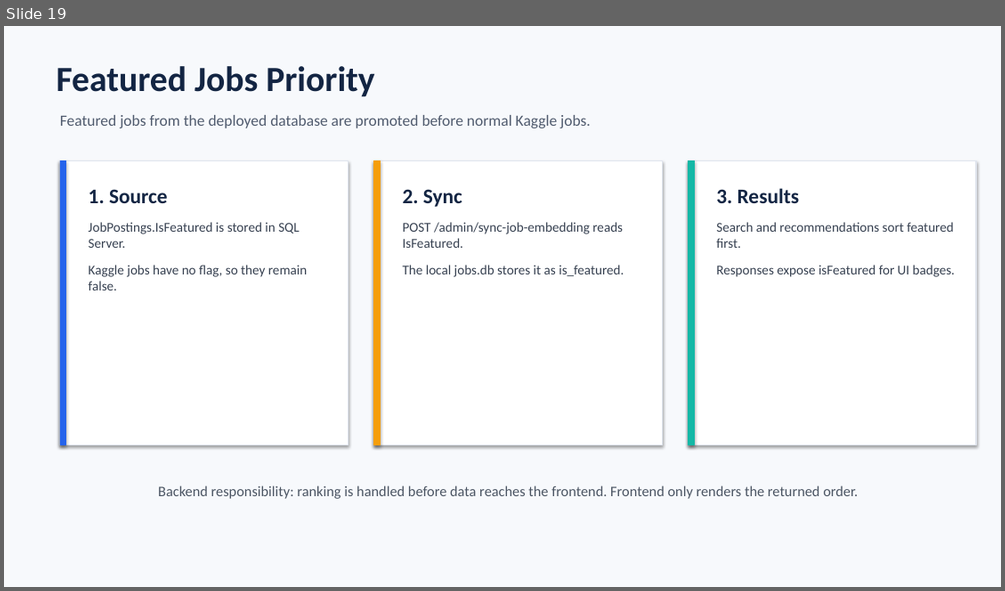
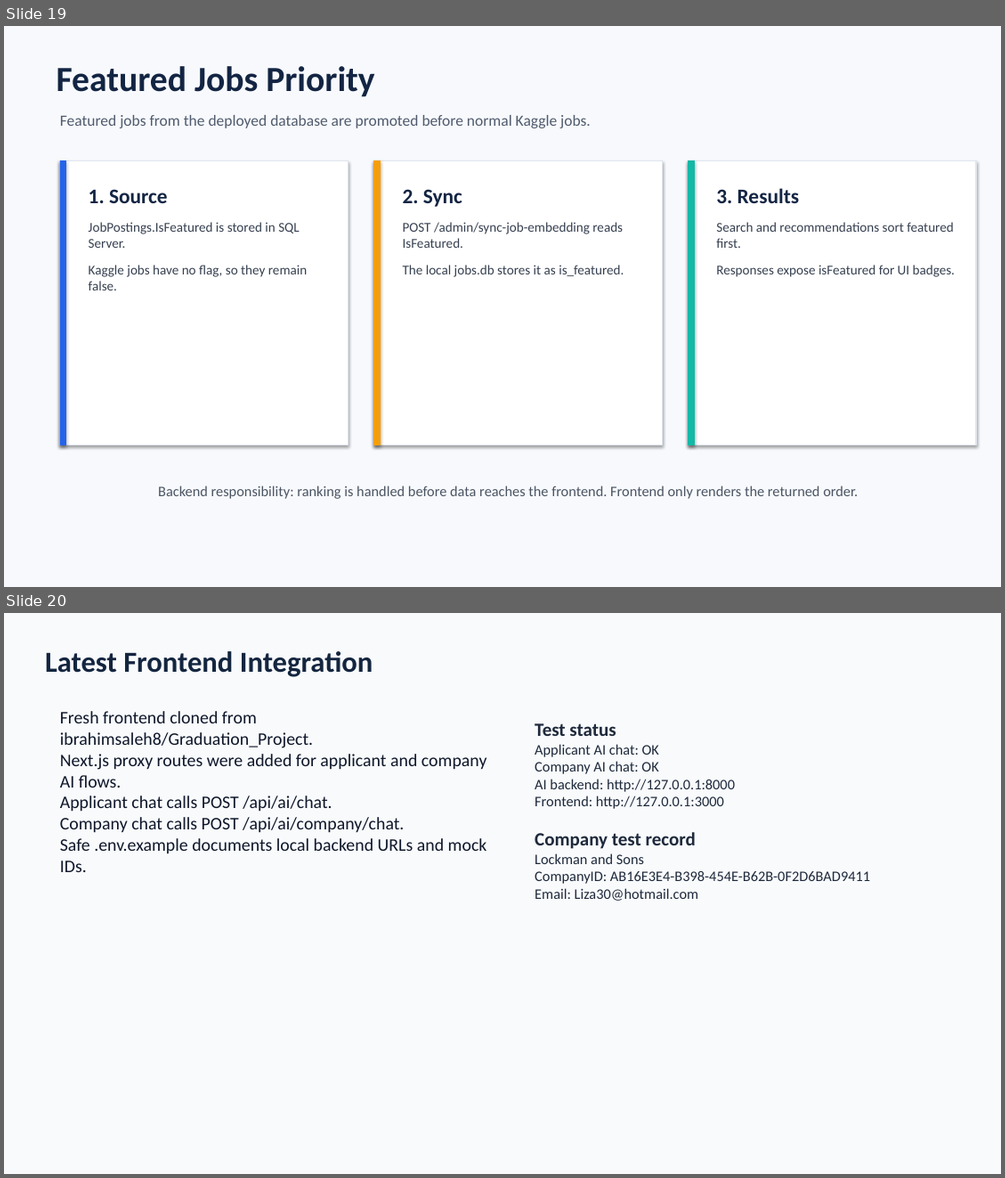
Before and after one commit to omarfoud/gradution_project, a slide deck: for review/Jobify_AI_Backend_Doctor_Presentation.pptx. Shown one above the other, each under a label of ours: slide 19 before the commit, slides 19 and 20 after it. The pictures are 1005x591 and 1005x1178 pixels, drawn with LibreOffice and Linux fonts; fonts in the diff are those of the drawing. Boxes give left, top, right and bottom in pixels: in the first picture for what was removed or moved away, otherwise in the second. Text is boxed around its words. In the diff, an @@ line names an element or a change of style, - is before the commit and + after.

Commit message:
Update docs for connected frontend repo

```diff
--- a/for review/Jobify_AI_Backend_Doctor_Presentation.pptx
+++ b/for review/Jobify_AI_Backend_Doctor_Presentation.pptx
@@ slide 20 added at (4,613,1001,1174), background #F8FAFC @@
@@ text added at (45,651,373,677), 28 pt, text #14253F, bold @@
+Latest Frontend Integration
@@ text added at (60,711,487,872), 17 pt, text #0F172A @@
+Fresh frontend cloned from ibrahimsaleh8/Graduation_Project.
+Next.js proxy routes were added for applicant and company AI flows.
+Applicant chat calls POST /api/ai/chat.
+Company chat calls POST /api/ai/company/chat.
+Safe .env.example documents local backend URLs and mock IDs.
@@ text added at (534,723,870,900), 14 pt, text #1E293B @@
+Test status
+Applicant AI chat: OK
+Company AI chat: OK
+AI backend: http://127.0.0.1:8000
+Frontend: http://127.0.0.1:3000
+Company test record
+Lockman and Sons
+CompanyID: AB16E3E4-B398-454E-B62B-0F2D6BAD9411
+Email: Liza30@hotmail.com
```
Also in this commit, not shown: 3 other files.
